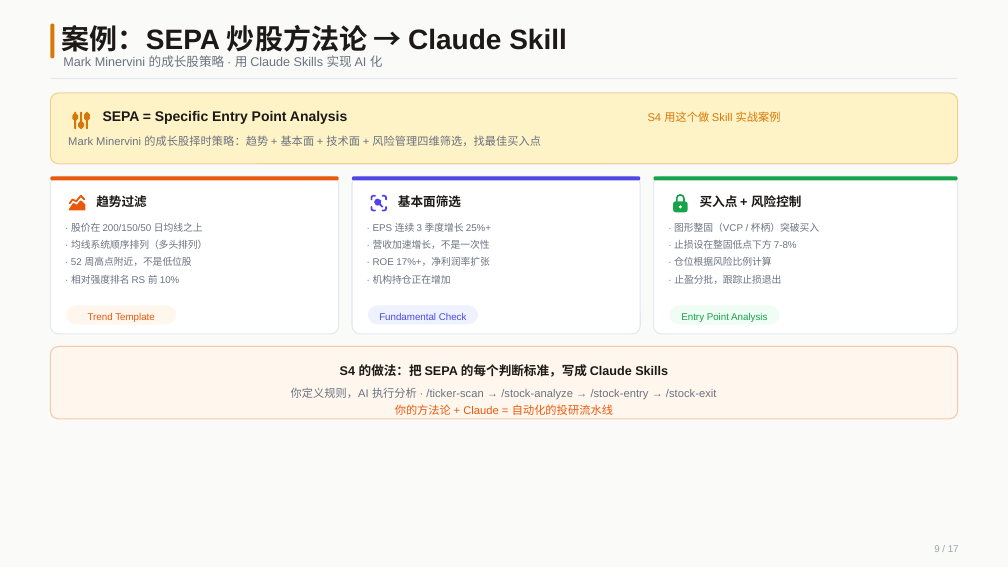
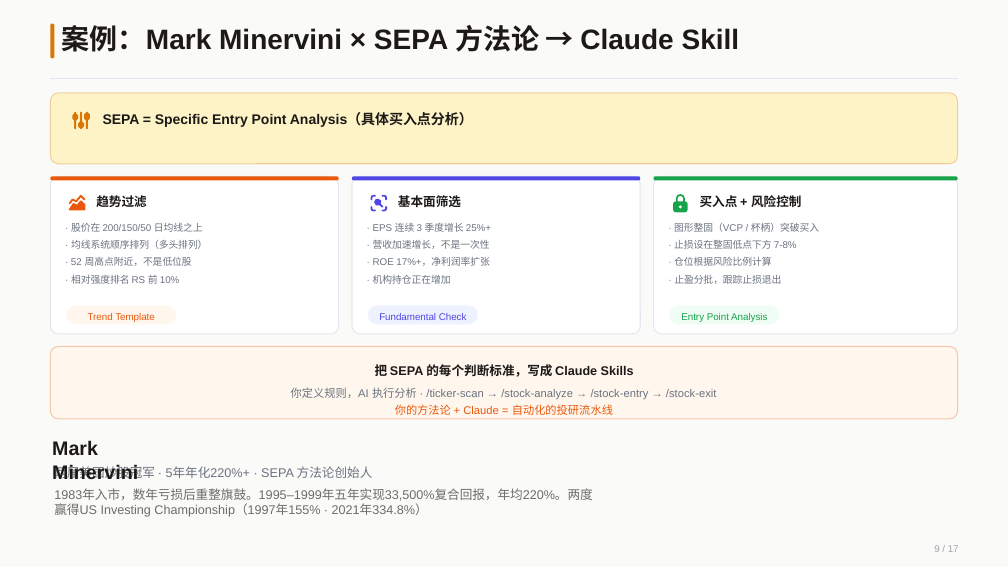
Before and after one commit to austinxyz/course-portal, a slide deck: slide 9 of dl/webinar-s4-stock-0717.pptx. Drawn at 1008x567 pixels with LibreOffice and Linux fonts; fonts in the diff are those of the drawing. Boxes give left, top, right and bottom in pixels: in the first picture for what was removed or moved away, otherwise in the second. Text is boxed around its words. In the diff, an @@ line names an element or a change of style, - is before the commit and + after.

```diff
--- a/dl/webinar-s4-stock-0717.pptx
+++ b/dl/webinar-s4-stock-0717.pptx
@@ text at (62, 25, 740, 52): text changed @@
-案例：SEPA 炒股方法论 → Claude Skill
+案例：Mark Minervini × SEPA 方法论 → Claude Skill
@@ text removed at (63, 55, 383, 67) @@
-Mark Minervini 的成长股策略 · 用 Claude Skills 实现 AI 化
@@ text at (103, 113, 473, 127): text changed @@
-SEPA = Specific Entry Point Analysis
+SEPA = Specific Entry Point Analysis（具体买入点分析）
@@ text removed at (648, 111, 781, 122) @@
-S4 用这个做 Skill 实战案例
@@ text removed at (68, 135, 541, 146) @@
-Mark Minervini 的成长股择时策略：趋势 + 基本面 + 技术面 + 风险管理四维筛选，找最佳买入点
@@ text at (375, 364, 634, 377): text changed @@
-S4 的做法：把 SEPA 的每个判断标准，写成 Claude Skills
+把 SEPA 的每个判断标准，写成 Claude Skills
@@ text added at (52, 440, 138, 479), 14 pt, text #1C1917, bold @@
+Mark Minervini
@@ text added at (54, 464, 373, 481), 9 pt, text #6B7280 @@
+两届美国炒股冠军 · 5年年化220%+ · SEPA 方法论创始人
@@ text added at (54, 489, 592, 517), 9 pt, text #6E6C68 @@
+1983年入市，数年亏损后重整旗鼓。1995–1999年五年实现33,500%复合回报，年均220%。两度赢得US Investing Championship（1997年155% · 2021年334.8%）
```
Also in this commit, not shown: 9 other slides changed, 2 slides added, 1 slide removed, 5 other files.
